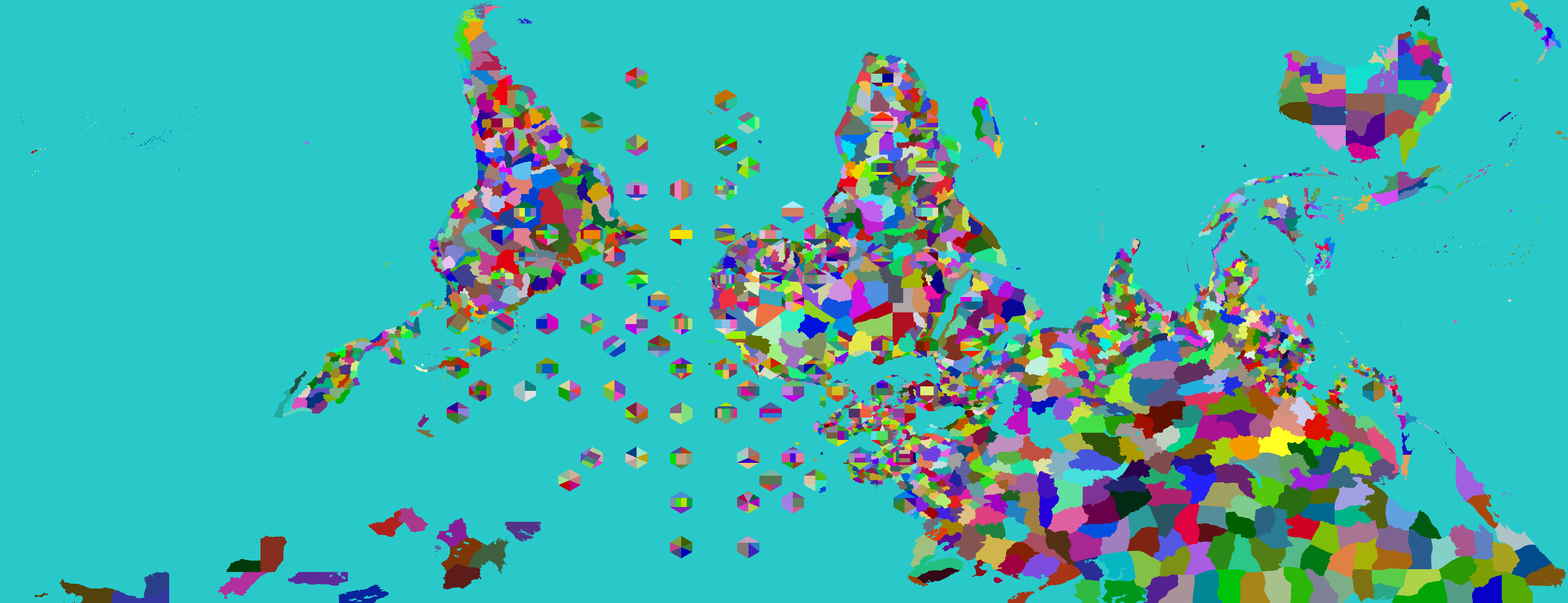
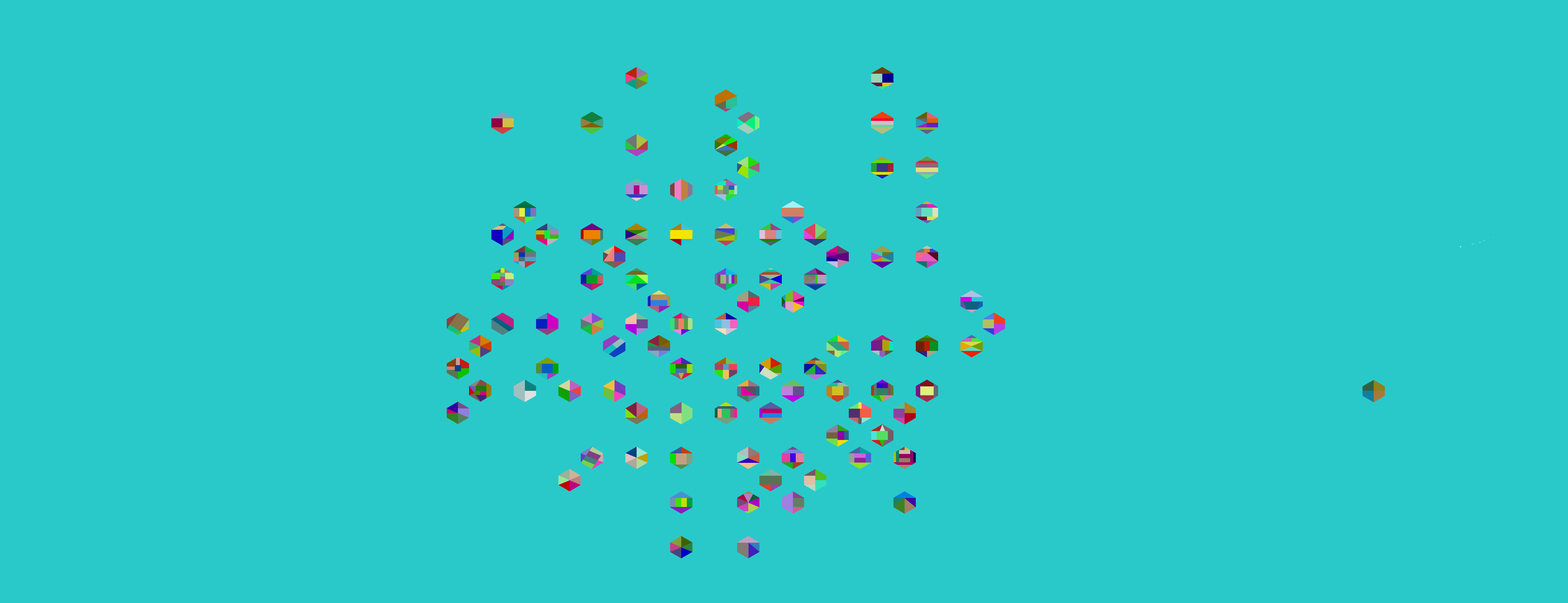
Layer changes from the first 1568 × 603 image to the second:
painted on "Provinces" over box(0, 0, 1568, 603)
